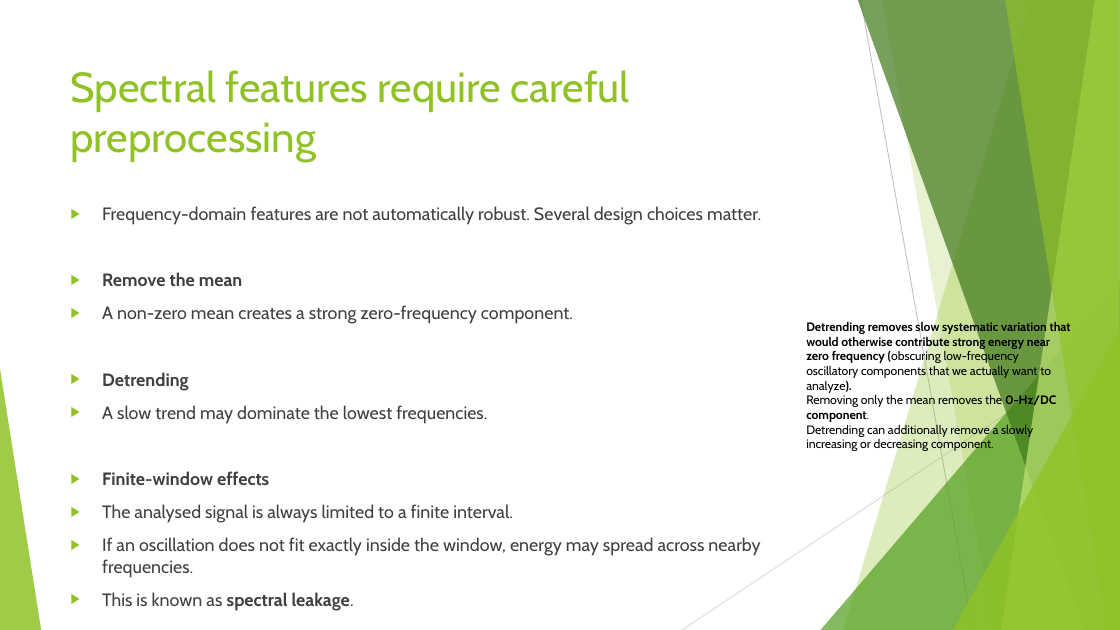
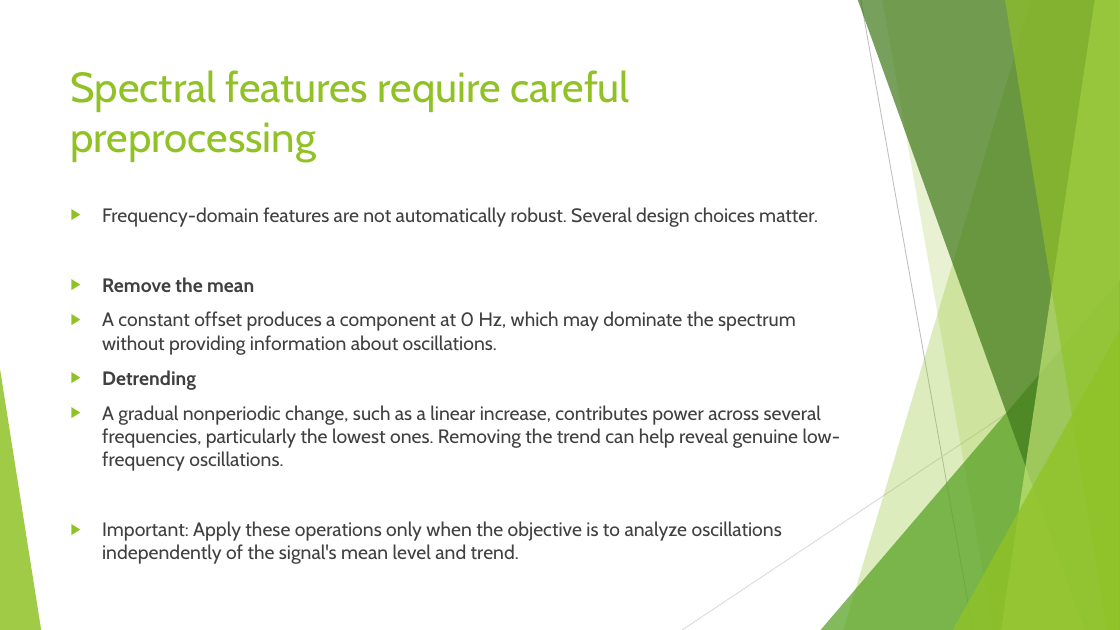
Before and after one commit to FranzGH/timeseries, a slide deck: slide 95 of Slides/03 Traditional Baselines and Feature-Based Machine Learning.pptx (slide 88 before the commit). Drawn at 1120x630 pixels with LibreOffice and Linux fonts; fonts in the diff are those of the drawing. Boxes give left, top, right and bottom in pixels: in the first picture for what was removed or moved away, otherwise in the second. Text is boxed around its words. In the diff, an @@ line names an element or a change of style, - is before the commit and + after.

```diff
--- a/Slides/03 Traditional Baselines and Feature-Based Machine Learning.pptx
+++ b/Slides/03 Traditional Baselines and Feature-Based Machine Learning.pptx
@@ text at (102, 207, 818, 390): size 15.3 to 16.6 pt in "Frequency-domain features are not automatically robust. Seve ...", "Remove the mean", "Detrending" @@
@@ text at (102, 311, 796, 355): text changed; size 15.3 to 16.6 pt @@
-▶ A non-zero mean creates a strong zero-frequency component.
+▶ A constant offset produces a component at 0 Hz, which may dominate the spectrum without providing information about oscillations.
@@ text removed at (806, 321, 1071, 452) @@
-Detrending removes slow systematic variation that would otherwise contribute strong energy near zero frequency (obscuring low-frequency oscillatory components that we actually want to analyze).
-Removing only the mean removes the 0-Hz/DC component.
-Detrending can additionally remove a slowly increasing or decreasing component.
@@ text at (102, 405, 840, 564): text changed; size 15.3 to 16.6 pt @@
-▶ A slow trend may dominate the lowest frequencies.
-▶ Finite-window effects
-▶ The analysed signal is always limited to a finite interval.
-▶ If an oscillation does not fit exactly inside the window, energy may spread across nearby frequencies.
-▶ This is known as spectral leakage.
+▶ A gradual nonperiodic change, such as a linear increase, contributes power across several frequencies, particularly the lowest ones. Removing the trend can help reveal genuine low-frequency oscillations.
+▶ Important: Apply these operations only when the objective is to analyze oscillations independently of the signal's mean level and trend.
```
Also in this commit, not shown: 34 other slides changed, 15 slides added, 4 slides removed.
